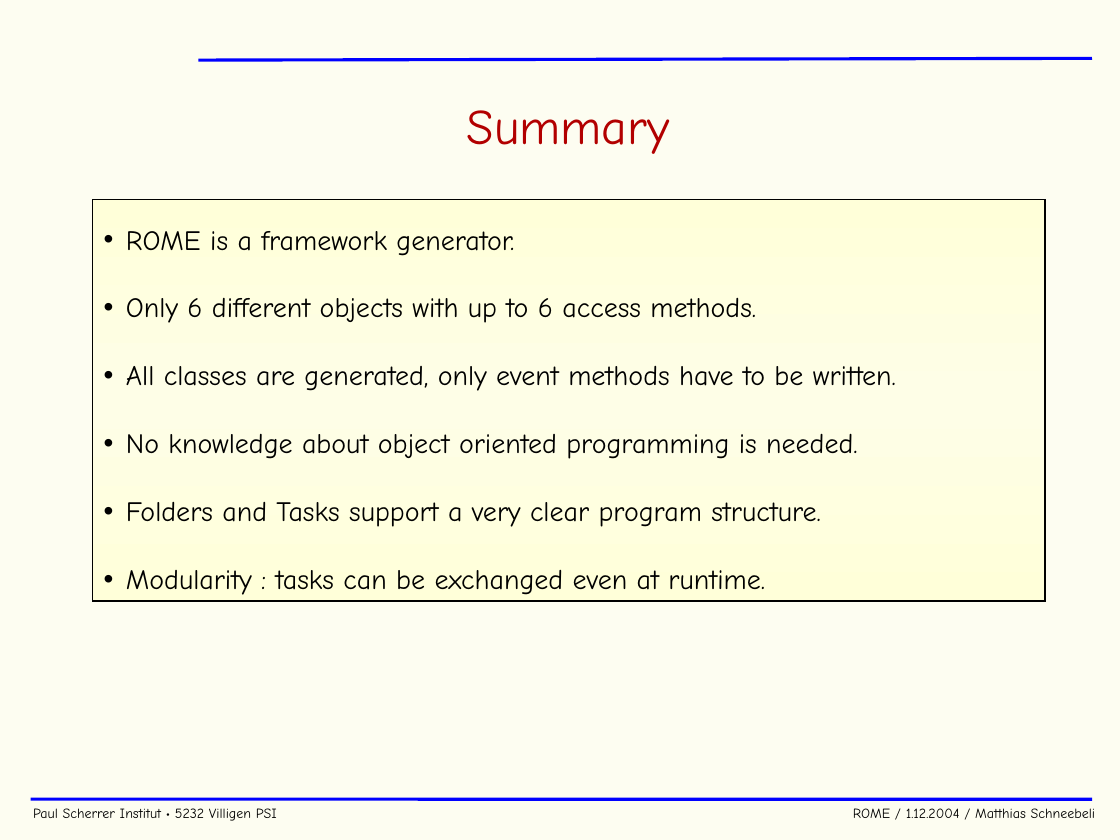
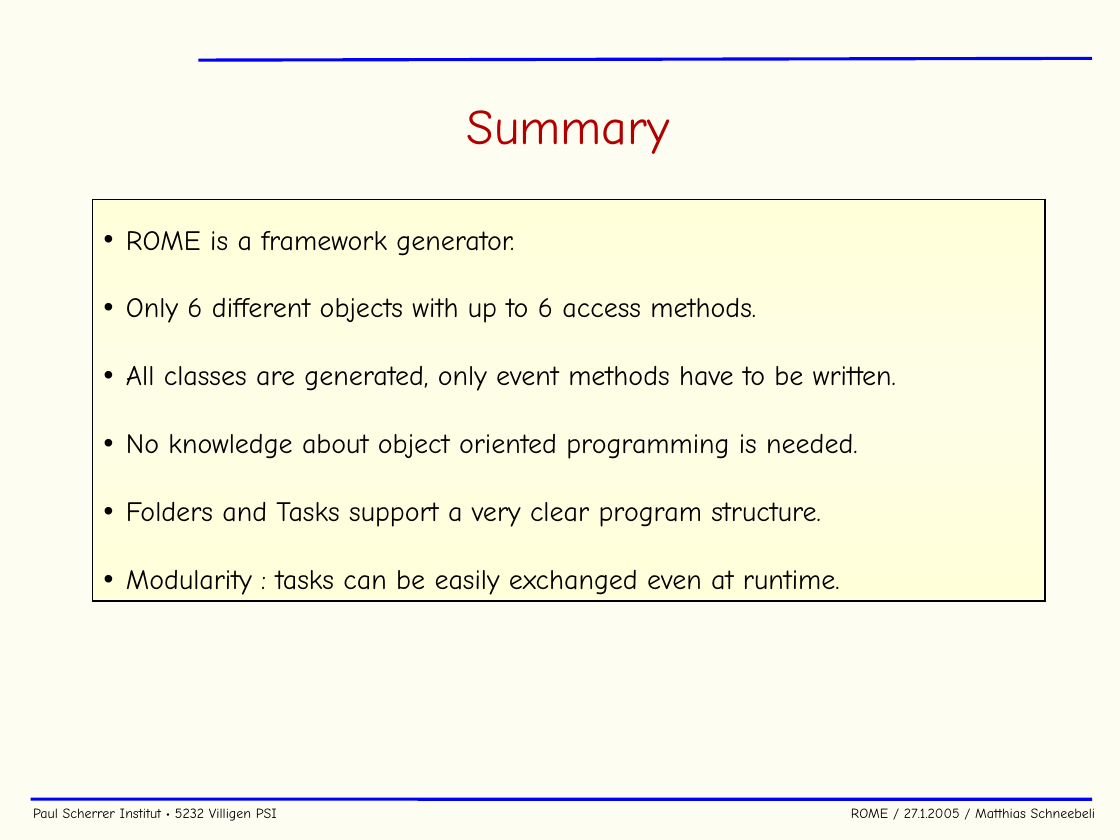
Before and after one commit to cjpl/rome, a slide deck: slide 23 of documentation/ROME.ppt. Drawn at 1120x840 pixels with LibreOffice and Linux fonts; fonts in the diff are those of the drawing; background and template pictures are left out. Boxes give left, top, right and bottom in pixels: in the first picture for what was removed or moved away, otherwise in the second. Text is boxed around its words. In the diff, an @@ line names an element or a change of style, - is before the commit and + after.

```diff
--- a/documentation/ROME.ppt
+++ b/documentation/ROME.ppt
@@ text in rectangle at (126, 570, 840, 595): text changed @@
-• Modularity : tasks can be exchanged even at runtime.
+• Modularity : tasks can be easily exchanged even at runtime.
@@ text at (33, 808, 1096, 821): text changed @@
-Paul Scherrer Institut • 5232 Villigen PSI ROME / 1.12.2004 / Matthias Schneebeli
+Paul Scherrer Institut • 5232 Villigen PSI ROME / 27.1.2005 / Matthias Schneebeli
```
Also in this commit, not shown: 43 other slides changed, 1 slide added, 13 other files.
